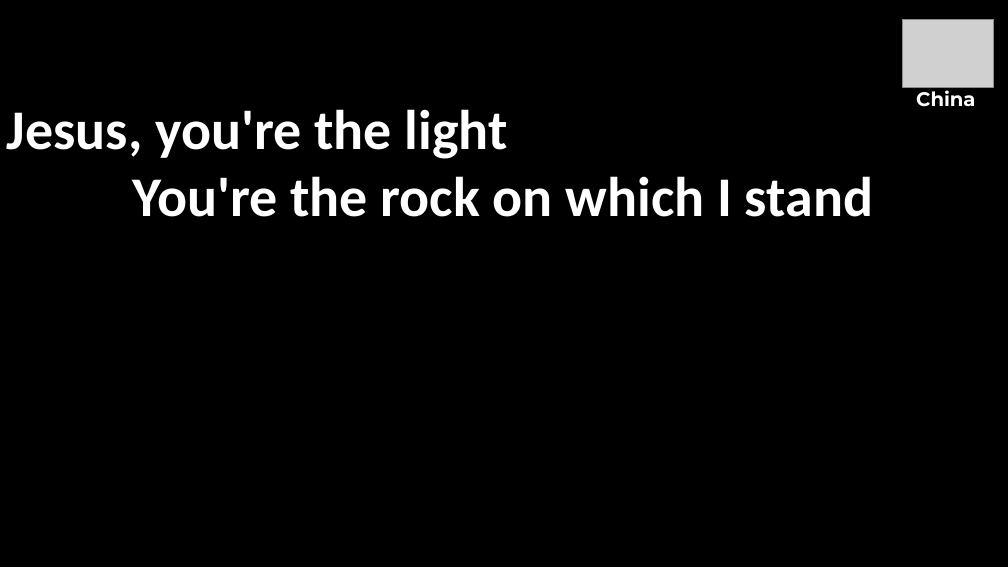
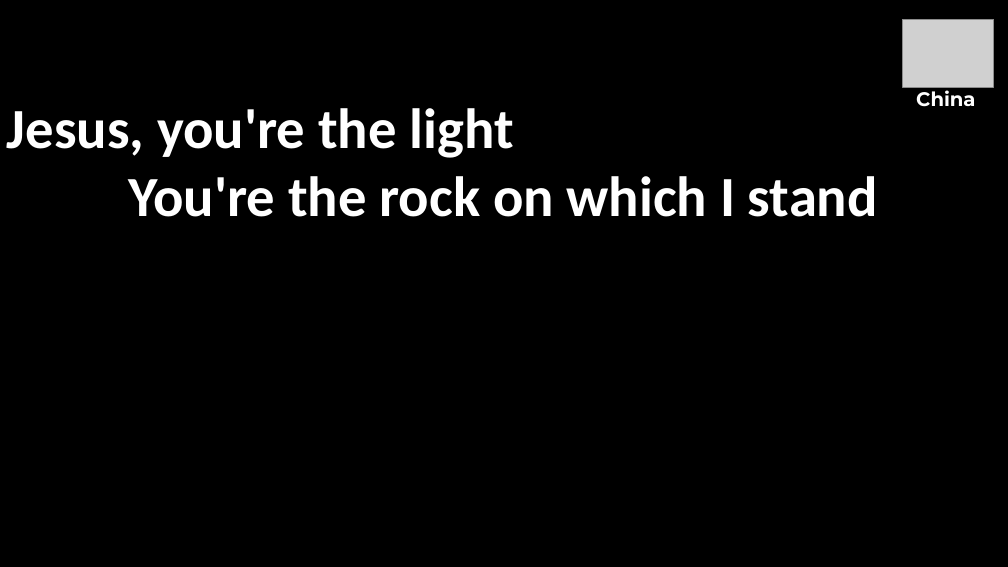
Before and after one commit to rwm6857/GraceChords, a slide deck: slide 2 of public/pptx/jesus_youre_the_light.pptx. Drawn at 1008x567 pixels with LibreOffice and Linux fonts; fonts in the diff are those of the drawing; grey boxes stand for pictures. Boxes give left, top, right and bottom in pixels: in the first picture for what was removed or moved away, otherwise in the second. Text is boxed around its words. In the diff, an @@ line names an element or a change of style, - is before the commit and + after.

```diff
--- a/public/pptx/jesus_youre_the_light.pptx
+++ b/public/pptx/jesus_youre_the_light.pptx
@@ text "Jesus, you're the light You're ..." at (x1=7, y1=108, x2=878, y2=217): size 53.3 to 54 pt @@
```
Also in this commit, not shown: 9 other slides changed, 8 other files.
